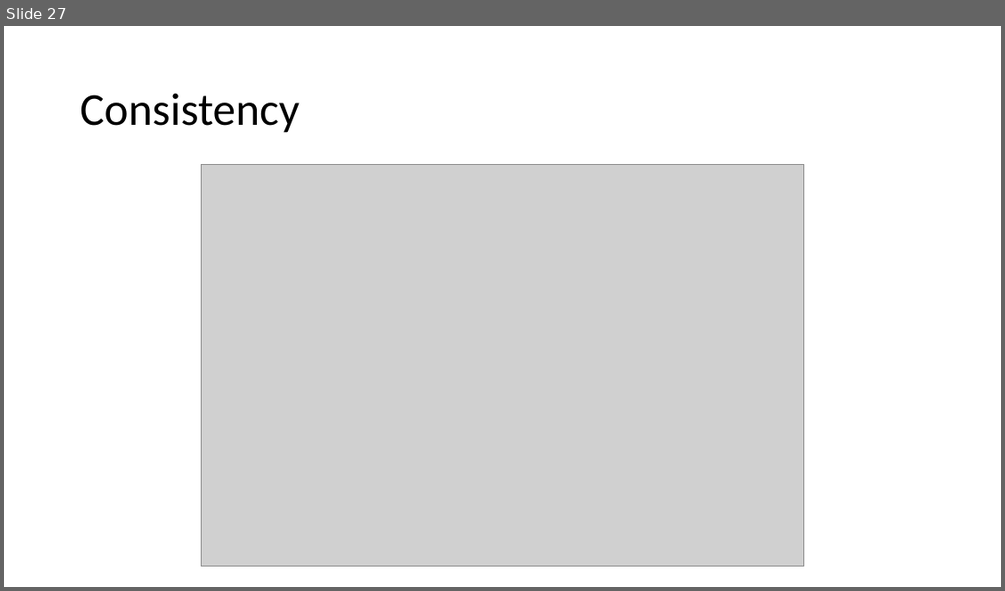
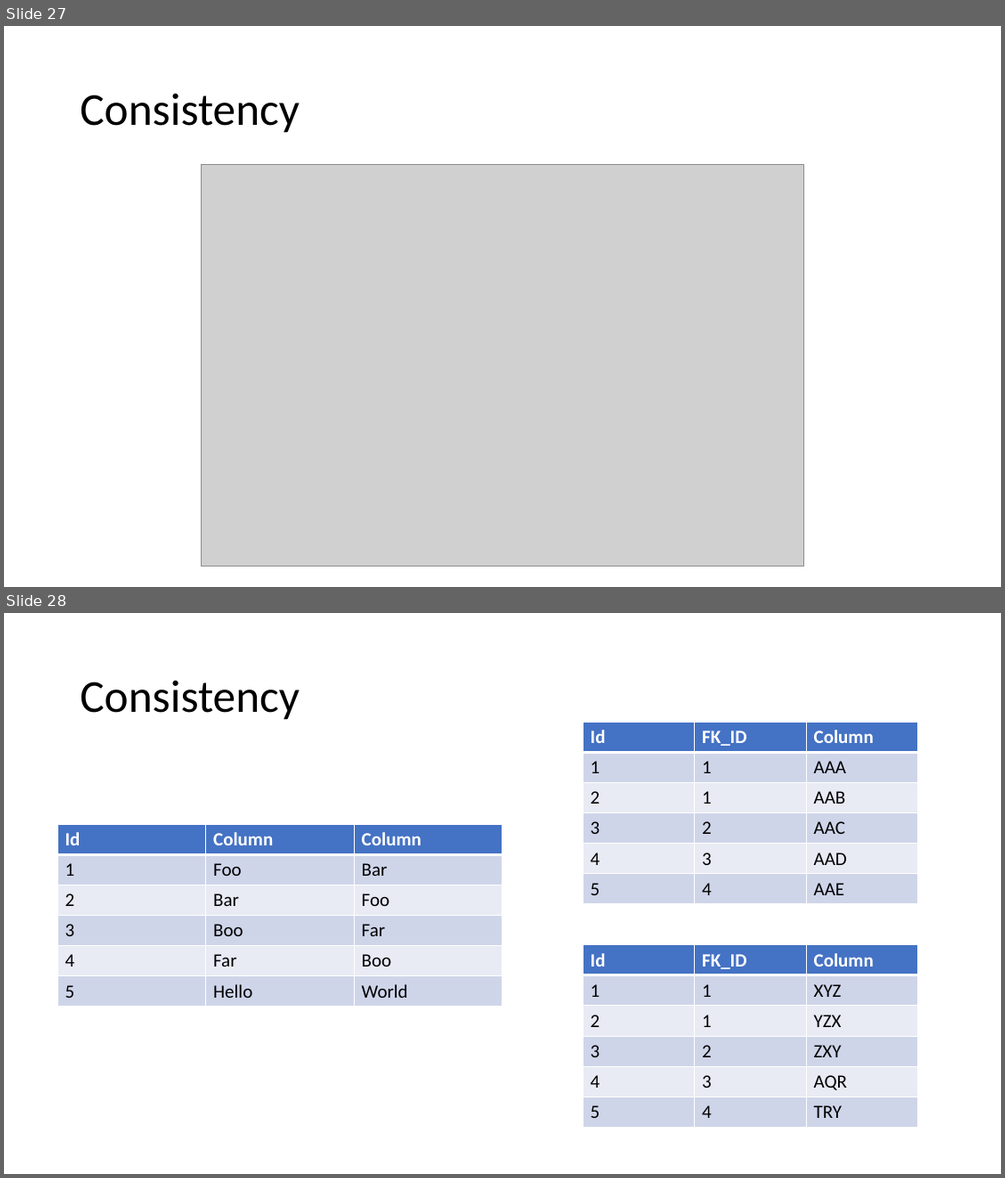
Before and after one commit to 1kevgriff/Workshop-ASPNETCore-Liftoff, a slide deck: Slides/02_DesignForSpeed.pptx. Shown one above the other, each under a label of ours: slide 27 before the commit, slides 27 and 28 after it. The pictures are 1005x591 and 1005x1178 pixels, drawn with LibreOffice and Linux fonts; fonts in the diff are those of the drawing; grey boxes stand for pictures. Boxes give left, top, right and bottom in pixels: in the first picture for what was removed or moved away, otherwise in the second. Text is boxed around its words. In the diff, an @@ line names an element or a change of style, - is before the commit and + after.

```diff
--- a/Slides/02_DesignForSpeed.pptx
+++ b/Slides/02_DesignForSpeed.pptx
@@ slide 28 added at (x1=4, y1=613, x2=1001, y2=1174), background #FFFFFF @@
@@ title added at (x1=80, y1=680, x2=299, y2=720), 44 pt, text #000000 @@
+Consistency
@@ table added at (x1=582, y1=722, x2=917, y2=901), 6 rows, 3 columns @@
+Id | FK_ID | Column
+1 | 1 | AAA
+2 | 1 | AAB
+3 | 2 | AAC
+4 | 3 | AAD
+5 | 4 | AAE
@@ table added at (x1=57, y1=825, x2=502, y2=1004), 6 rows, 3 columns @@
+Id | Column | Column
+1 | Foo | Bar
+2 | Bar | Foo
+3 | Boo | Far
+4 | Far | Boo
+5 | Hello | World
@@ table added at (x1=582, y1=945, x2=917, y2=1125), 6 rows, 3 columns @@
+Id | FK_ID | Column
+1 | 1 | XYZ
+2 | 1 | YZX
+3 | 2 | ZXY
+4 | 3 | AQR
+5 | 4 | TRY
```
Also in this commit, not shown: 2 slides changed, 3 other slides added, 2 slides removed.
